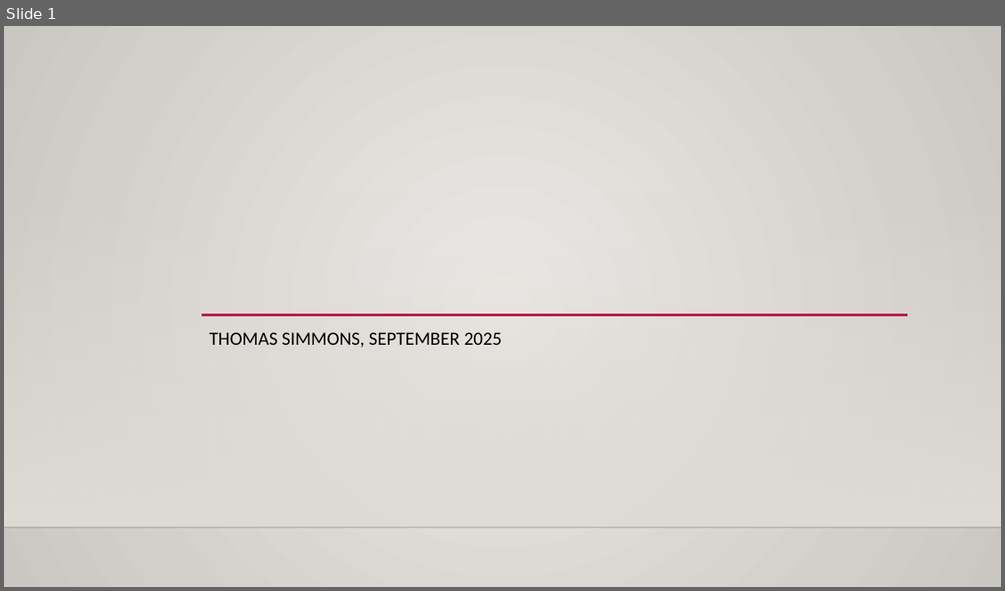
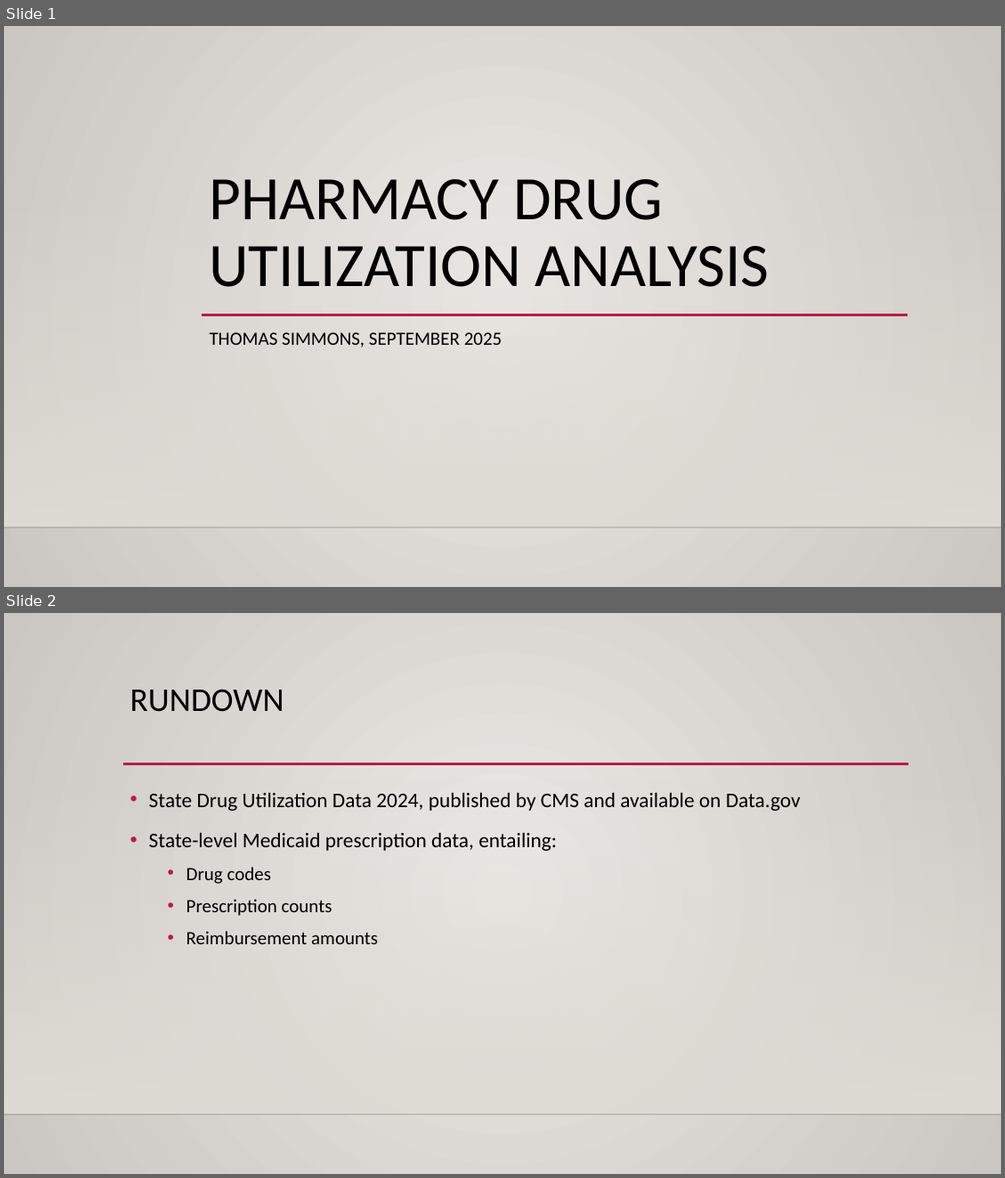
Before and after one commit to tcsimm/pharmacy-drug-utilization, a slide deck: analysis_presentation.pptx. Shown one above the other, each under a label of ours: slide 1 before the commit, slides 1 and 2 after it. The pictures are 1005x591 and 1005x1178 pixels, drawn with LibreOffice and Linux fonts; fonts in the diff are those of the drawing; background and template pictures are left out. Boxes give left, top, right and bottom in pixels: in the first picture for what was removed or moved away, otherwise in the second. Text is boxed around its words. In the diff, an @@ line names an element or a change of style, - is before the commit and + after.

```diff
--- a/analysis_presentation.pptx
+++ b/analysis_presentation.pptx
@@ slide 2 added at [4, 613, 1001, 1174], background gradient #ECEAE7 to #CAC7C1; not listed: 2 template elements that a slide beside it also shows @@
@@ title added at [130, 689, 284, 712], 32 pt, text #000000 @@
+RUNDOWN
@@ line added from (123, 764) to (909, 764), #B71E42 2.5 pt @@
@@ text added at [149, 792, 801, 944], 20 pt, text #000000 @@
+• State Drug Utilization Data 2024, published by CMS and available on Data.gov
+• State-level Medicaid prescription data, entailing:
+  • Drug codes
+  • Prescription counts
+  • Reimbursement amounts
@@ slide 1 changed as well @@
@@ title added at [210, 179, 769, 287], 59.4 pt, text #000000 @@
+PHARMACY DRUG UTILIZATION ANALYSIS
```
Also in this commit, not shown: 1 other slide added.
